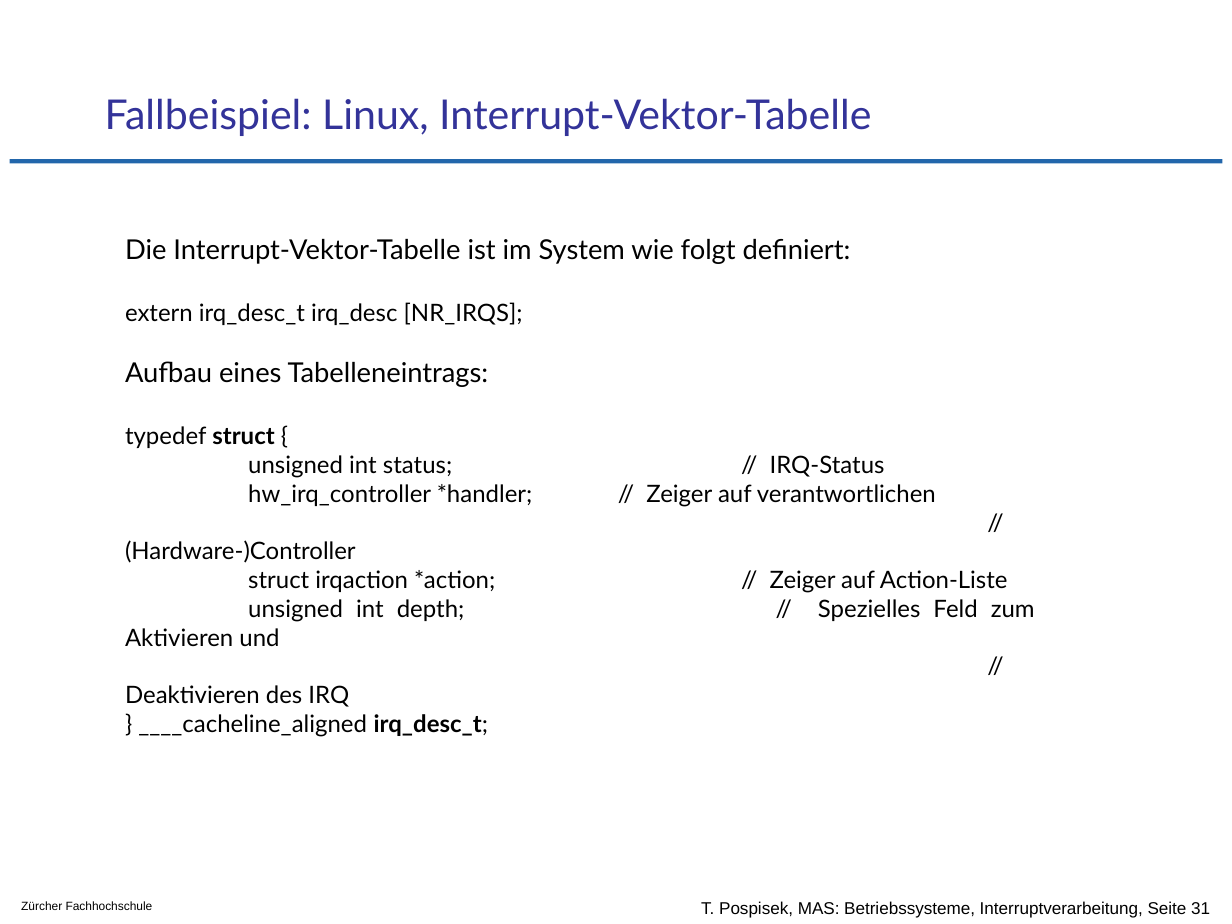
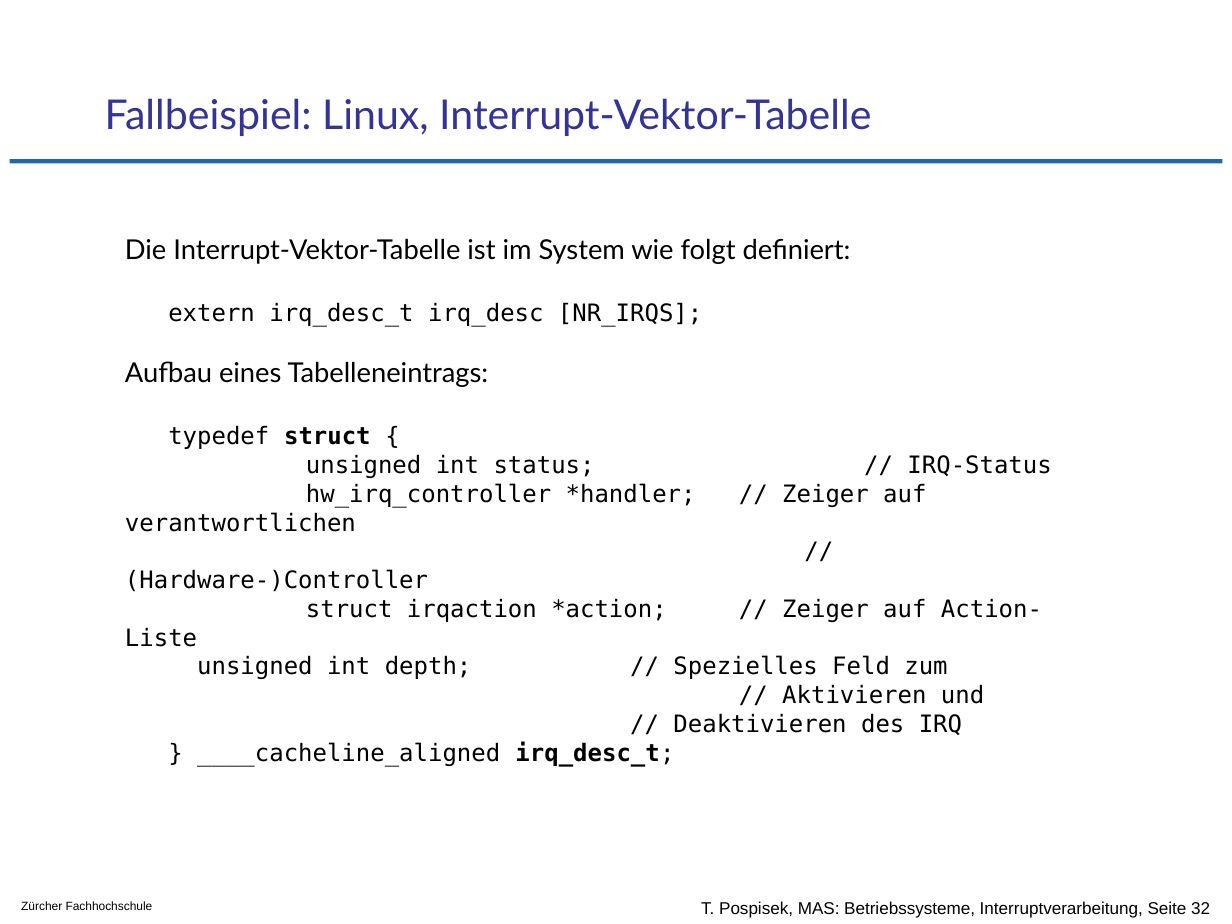
Before and after one commit to tpo/betriebssysteme, a slide deck: slide 32 of 04-3_Interruptverarbeitung in Betriebssystemen.odp (slide 31 before the commit). Drawn at 1232x924 pixels with LibreOffice and Linux fonts; fonts in the diff are those of the drawing; background and template pictures are left out. Boxes give left, top, right and bottom in pixels: in the first picture for what was removed or moved away, otherwise in the second. Text is boxed around its words. In the diff, an @@ line names an element or a change of style, - is before the commit and + after.

```diff
--- a/04-3_Interruptverarbeitung in Betriebssystemen.odp
+++ b/04-3_Interruptverarbeitung in Betriebssystemen.odp
@@ text at (125, 302, 1042, 767): font Lato to DejaVu Sans Mono in "extern irq_desc_t irq_desc [NR_IRQS];", "typedef struct {", "unsigned int status; // IRQ-Status", "hw_irq_controller *handler; // Zeiger auf verantwortlichen" and 4 more places; alignment justified to left @@
@@ text at (197, 655, 984, 704): text changed; font Lato to DejaVu Sans Mono @@
-unsigned int depth; // Spezielles Feld zum Aktivieren und
+unsigned int depth; // Spezielles Feld zum
+// Aktivieren und
@@ text at (701, 901, 1210, 918): text changed @@
-T. Pospisek, MAS: Betriebssysteme, Interruptverarbeitung, Seite 31
+T. Pospisek, MAS: Betriebssysteme, Interruptverarbeitung, Seite 32
```
Also in this commit, not shown: 4 other slides changed, 1 slide added, 15 other files.
